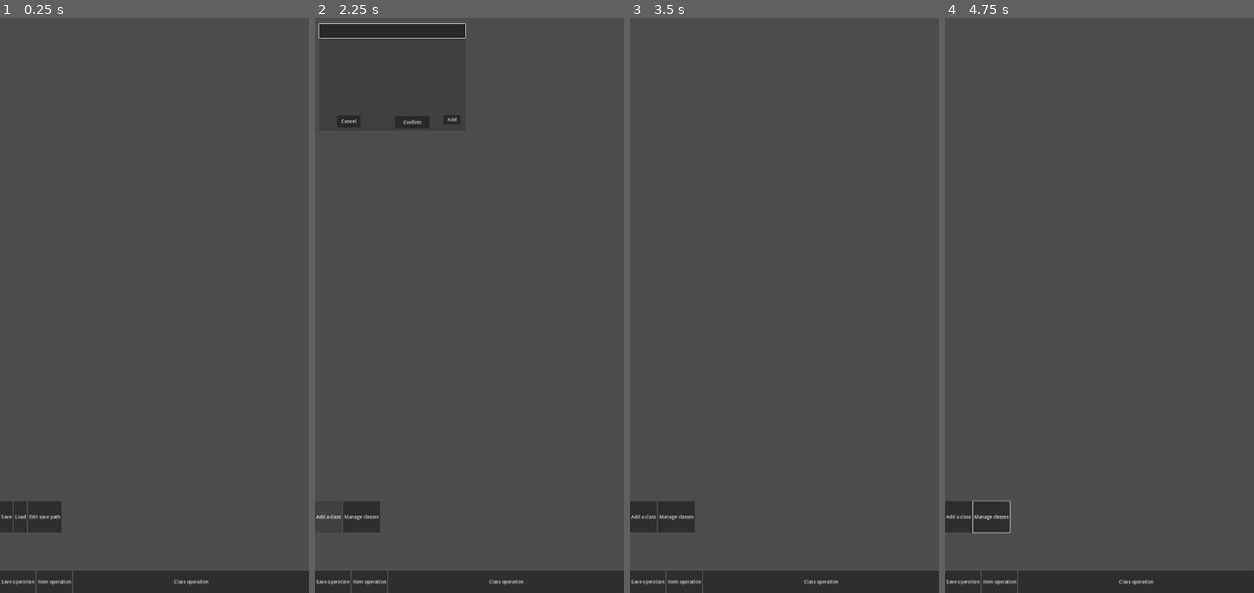
Above: before the commit, frames 1-4 (left to right).
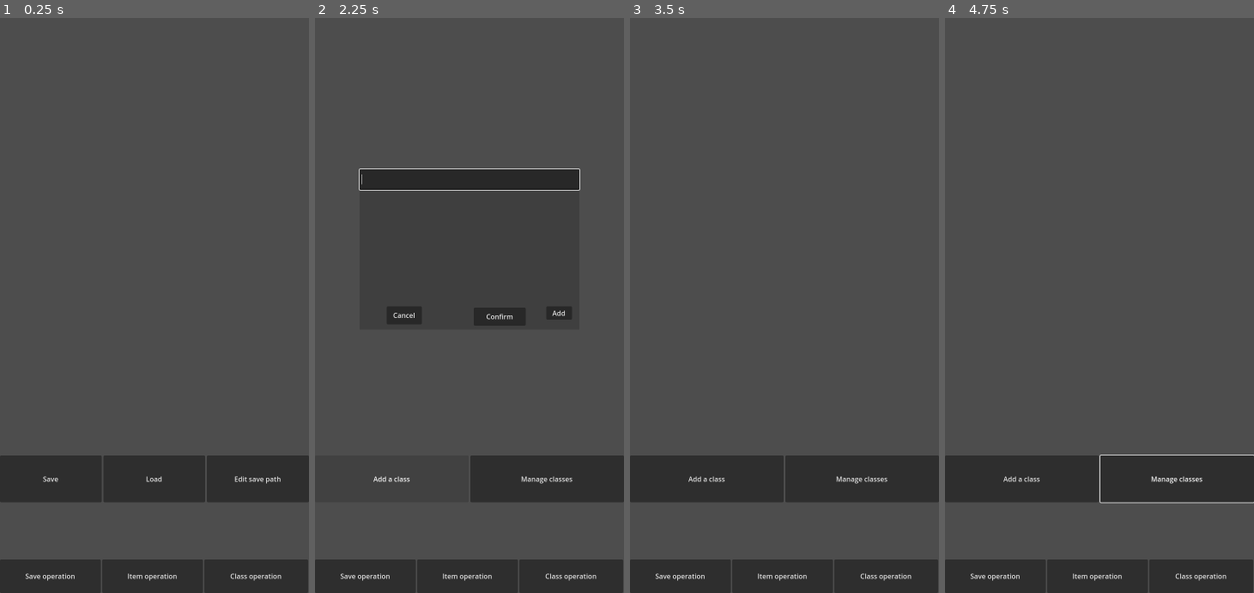
Above: after the commit, the same moments.

Repository: lfoxhlnut/KeyManager
Game: Godot game, scene res://ui/android/android_main.tscn
The game is run twice, just before and just after one commit, with the same random seed, the same clock (stepped at 60 frames per second) and the same inputs.
Inputs:
- Up to frame 1 (0.25 s): no input
- Up to frame 2 (2.25 s): click "Item operation" at 0.5 s; click "Class operation" at 1.25 s; click "Add a class" at 2 s
- Up to frame 3 (3.5 s): click "Confirm" at 2.75 s
- Up to frame 4 (4.75 s): click "Manage classes" at 3.5 s; click "OK" at 4.25 s

The runs differ from the first frame. In frame 1, 11% of the frame differs, in the area x 0-100%, y 76-100%; in frame 2, 13%, in the area x 0-100%, y 0-100%; in frame 3, 11%; in frame 4, 12%.
Error before the commit: Invalid access to property or key 'first_part' on a base object of type 'Resource (SubNodePercentage)'. (res://script/android/menu_btn.gd:50)

Commit message:
Configure Android menu buttons.
MenuBtn 用 allocate_space_for_children.tscn 完全是因为写了想用, 不然感觉有些浪费. 实际上就目前的需求更好的选择是用 Control::size_flags_...

Diff:
--- a/project.godot
+++ b/project.godot
@@ -25,12 +25,10 @@
 
 window/size/viewport_width=1080
 window/size/viewport_height=2400
-window/size/initial_position_type=0
-window/size/initial_position=Vector2i(600, 400)
+window/size/initial_position=Vector2i(1200, 1100)
 window/size/always_on_top=true
-window/size/window_width_override=540
-window/size/window_height_override=1200
-window/stretch/scale=0.5
+window/size/window_width_override=720
+window/size/window_height_override=1600
 window/handheld/orientation=1
 
 [filesystem]
--- a/script/allocate_space_for_children.gd
+++ b/script/allocate_space_for_children.gd
@@ -129,13 +129,14 @@
 	# Set to zero first to prevent overflow(prevent parent size changing) in assignment.
 	for i: int in sub_control_count:
 		var child := get_sub_control(i)
-		child.set_deferred("custom_minimum_size:x", 0)
-		#child.custom_minimum_size.x = 0
+		# No use in editor.
+		#child.set_deferred("custom_minimum_size:x", 0)
+		child.custom_minimum_size.x = 0
 
 	for i: int in sub_control_count:
 		var child := get_sub_control(i)
-		child.set_deferred("custom_minimum_size:x", parent_disposable_size * percent(i))
-		#child.custom_minimum_size.x = parent_disposable_size * percent(i)
+		#child.set_deferred("custom_minimum_size:x", parent_disposable_size * percent(i))
+		child.custom_minimum_size.x = parent_disposable_size * percent(i)
 
 
 ## Ceil the scale.
--- a/script/android/menu_btn.gd
+++ /dev/null
@@ -1,94 +0,0 @@
-@tool
-extends HBoxContainer
-
-@export var percentage: SubNodePercentage:
-	set(v):
-		percentage = v
-		set_sub_node_size()
-@export var reset_sub_node_min_size := false:
-	set(v):
-		if not v:
-			return
-		save_op.custom_minimum_size = Vector2.ZERO
-		item_op.custom_minimum_size = Vector2.ZERO
-		class_op.custom_minimum_size = Vector2.ZERO
-
-@onready var save_op: Button = $SaveOp
-@onready var item_op: Button = $ItemOp
-@onready var class_op: Button = $ClassOp
-
-
-func _ready() -> void:
-	print_debug('ready')
-	percentage.changed.connect(set_sub_node_size)
-	if percentage:
-		set_sub_node_size()
-
-
-func set_sub_node_size() -> void:
-	if not is_node_ready():
-		await ready
-	print_debug("adjusting")
-	# 如果是 get_...("...", "BoxContainer"), 就是获得 box container 这个类默认定义的属性
-	var separation: int = get_theme_constant("separation")
-	# 这里的 disposable 不能写 Global.WIN_WIDTH(无法识别到 width, 但是 global 不是 null)
-	# 也不能把变量定义在函数外(变量值就是零, 不知道为啥, 肯定和工具脚本的规则有关)
-	var disposable := size.x - separation * (get_child_count() - 1)
-
-	# 各个比例不能设置得太小, 本来这个功能应由 SubNodePercentage 来限制,
-	# 只是最小比例可能是动态的, 那可能就需要依赖注入/控制反转的写法
-	# 这里暂时这样凑活
-	# 假设最小占比之和不超过 100%
-	# 先确保所有部分的最小比例
-	var first := save_op.get_minimum_size().x / disposable * 100
-	var second := item_op.get_minimum_size().x / disposable * 100
-	var third := class_op.get_minimum_size().x / disposable * 100
-
-	# 还需要注意他们的和不能超过 100
-	var remaining := 100 - first - second - third
-	# 按顺序把可用空间分配出去.
-	if first >= percentage.first_part:
-		# 留出最小空间
-		pass
-	elif first + remaining >= percentage.first_part:
-		remaining -= percentage.first_part - first
-		first = percentage.first_part
-	else:
-		# Insufficient space.
-		first += remaining
-		remaining = 0
-
-
-	if second >= percentage.second_part:
-		pass
-	elif second + remaining >= percentage.second_part:
-		remaining -= percentage.second_part - second
-		second = percentage.second_part
-	else:
-		# Insufficient space.
-		second += remaining
-		remaining = 0
-	# 最后一个直接取用剩下的所有空间
-	third += remaining
-
-	# 重构要换成数组写法, 即使只有三个也是数组写起来更好
-	percentage.first_part = int(first)
-	percentage.second_part = int(second)
-	percentage.third_part = int(third)
-	# custom min size 设置到最小
-	save_op.custom_minimum_size.x = 0
-	item_op.custom_minimum_size.x = 0
-	class_op.custom_minimum_size.x = 0
-
-	# 以上任何一点不做到, 都会在调整过程中让父级的 size.x 变大.
-	# (然后就变不回去了, 单调不减, 子节点也相应的会变大, 大家都越来越大)
-	save_op.custom_minimum_size.x = disposable * first / 100.0
-	item_op.custom_minimum_size.x = disposable * second / 100.0
-	class_op.custom_minimum_size.x = disposable * third / 100.0
-
-
-
-
-func _on_resized() -> void:
-	print_debug("size changed to ", size)
-	pass # Replace with function body.
--- a/ui/android/android_main.tscn
+++ b/ui/android/android_main.tscn
@@ -4,15 +4,15 @@
 [ext_resource type="Script" path="res://script/content.gd" id="2_t4wwx"]
 [ext_resource type="PackedScene" uid="uid://k5r1oyboiqjk" path="res://ui/hud.tscn" id="3_vk3p4"]
 [ext_resource type="Script" path="res://script/android/android_menu.gd" id="4_qjvv8"]
-[ext_resource type="Script" path="res://script/android/menu_btn.gd" id="5_4s6ew"]
 [ext_resource type="Script" path="res://resource/sub_node_percentage.gd" id="6_tho04"]
 [ext_resource type="Script" path="res://script/android/sub_menu_btn.gd" id="7_swmk2"]
+[ext_resource type="PackedScene" uid="uid://dahjaq1efto" path="res://aid/allocate_space_for_children.tscn" id="8_bujed"]
 
-[sub_resource type="Resource" id="Resource_tyjth"]
+[sub_resource type="Resource" id="Resource_k5r1x"]
 script = ExtResource("6_tho04")
 size = 3
-_percentage = Array[int]([0, 0, 0])
-_infimum = Array[int]([0, 0, 0])
+_percentage = Array[int]([33, 33, 34])
+_infimum = Array[int]([12, 12, 12])
 
 [node name="Main" type="Node"]
 script = ExtResource("1_powmy")
@@ -70,22 +70,20 @@
 offset_top = -78.0
 grow_horizontal = 2
 grow_vertical = 0
-script = ExtResource("5_4s6ew")
-percentage = SubResource("Resource_tyjth")
 
 [node name="SaveOp" type="Button" parent="HUD/Menu/MenuBtn"]
-custom_minimum_size = Vector2(124, 0)
+custom_minimum_size = Vector2(353.76, 0)
 layout_mode = 2
 size_flags_horizontal = 0
 text = "Save operation"
 
 [node name="ItemOp" type="Button" parent="HUD/Menu/MenuBtn"]
-custom_minimum_size = Vector2(124, 0)
+custom_minimum_size = Vector2(353.76, 0)
 layout_mode = 2
 text = "Item operation"
 
 [node name="ClassOp" type="Button" parent="HUD/Menu/MenuBtn"]
-custom_minimum_size = Vector2(824, 0)
+custom_minimum_size = Vector2(364.48, 0)
 layout_mode = 2
 size_flags_horizontal = 8
 text = "Class operation"
@@ -105,15 +103,18 @@
 
 [node name="Save" type="Button" parent="HUD/Menu/SubMenuBtn/SaveOperation"]
 layout_mode = 2
+size_flags_horizontal = 3
 text = "Save"
 
 [node name="Load" type="Button" parent="HUD/Menu/SubMenuBtn/SaveOperation"]
 layout_mode = 2
+size_flags_horizontal = 3
 text = "Load
 "
 
 [node name="EditSavePath" type="Button" parent="HUD/Menu/SubMenuBtn/SaveOperation"]
 layout_mode = 2
+size_flags_horizontal = 3
 text = "Edit save path"
 
 [node name="ItemOperation" type="HBoxContainer" parent="HUD/Menu/SubMenuBtn"]
@@ -124,10 +125,12 @@
 
 [node name="Add" type="Button" parent="HUD/Menu/SubMenuBtn/ItemOperation"]
 layout_mode = 2
+size_flags_horizontal = 3
 text = "Add a item"
 
 [node name="Manage" type="Button" parent="HUD/Menu/SubMenuBtn/ItemOperation"]
 layout_mode = 2
+size_flags_horizontal = 3
 text = "Manage items"
 
 [node name="ClassOperation" type="HBoxContainer" parent="HUD/Menu/SubMenuBtn"]
@@ -138,11 +141,17 @@
 
 [node name="Add" type="Button" parent="HUD/Menu/SubMenuBtn/ClassOperation"]
 layout_mode = 2
+size_flags_horizontal = 3
 text = "Add a class"
 
 [node name="Manage" type="Button" parent="HUD/Menu/SubMenuBtn/ClassOperation"]
 layout_mode = 2
+size_flags_horizontal = 3
 text = "Manage classes"
+
+[node name="AllocateSpaceForChildren" parent="HUD/Menu" node_paths=PackedStringArray("Target HboxContainer") instance=ExtResource("8_bujed")]
+percentage = SubResource("Resource_k5r1x")
+"Target HboxContainer" = NodePath("../MenuBtn")
 
 [connection signal="resized" from="Content/Title" to="Content" method="_on_title_resized"]
 [connection signal="tab_changed" from="Content/Title" to="Content" method="_on_title_tab_changed"]
